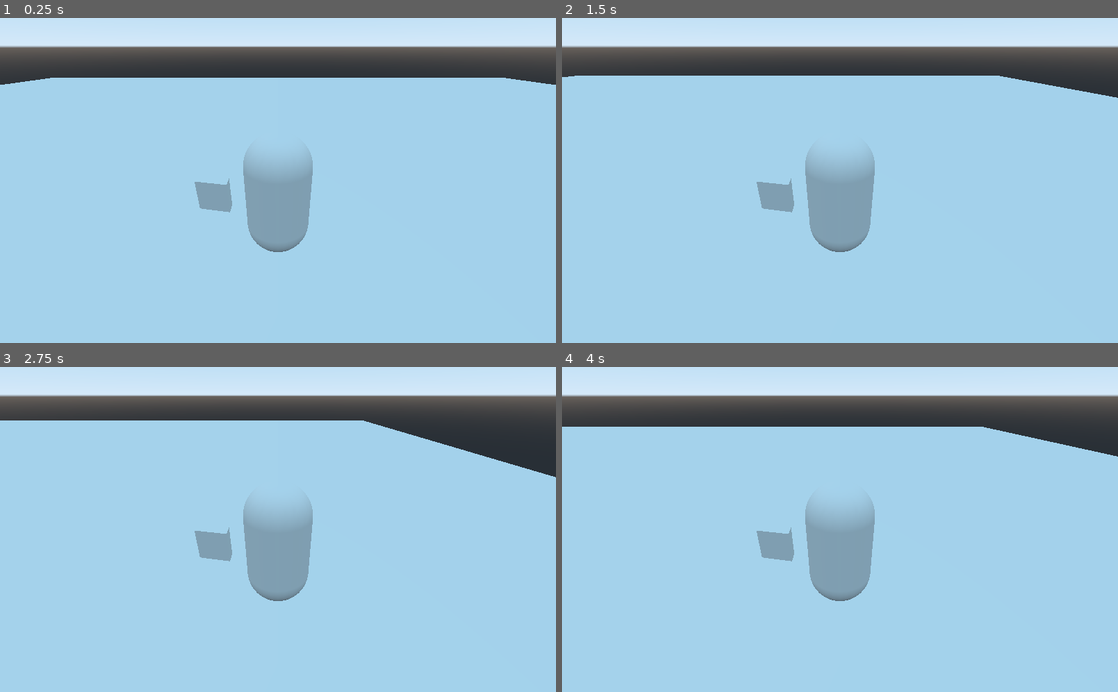
Above: before the commit, frames 1-4 (two rows, left to right).
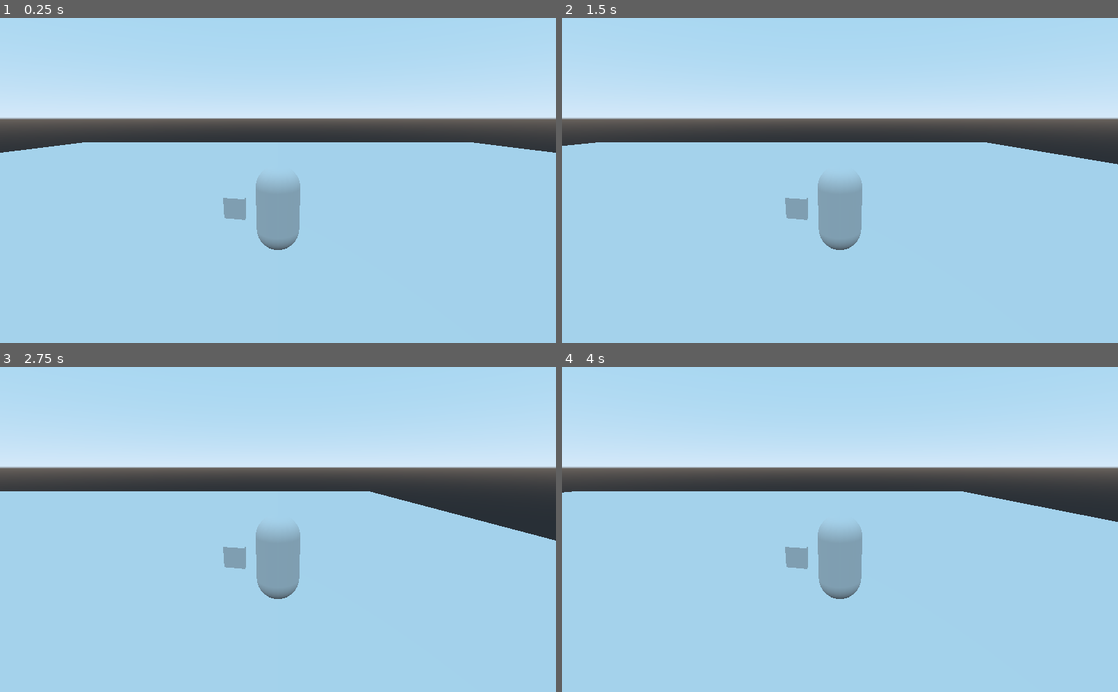
Above: after the commit, the same moments.

Repository: matgib38/Devoid
Game: Godot game, scene res://Test Level.tscn
The game is run twice, just before and just after one commit, with the same random seed, the same clock (stepped at 60 frames per second) and the same inputs. The project has no main scene, so this scene is started directly.
Inputs:
- Up to frame 1 (0.25 s): no input
- Up to frame 2 (1.5 s): tap Enter at 0.5 s; hold Right (ui_right) 0.53-1.28 s; hold Down (ui_down) from 1.28 s (still down)
- Up to frame 3 (2.75 s): release Down (ui_down) at 2.03 s; hold Right (ui_right) from 2.03 s (still down)
- Up to frame 4 (4 s): release Right (ui_right) at 2.78 s; hold Up (ui_up) 2.78-3.53 s; hold Left (ui_left) from 3.53 s (still down)

The runs differ from the first frame. In frame 1, 39% of the frame differs, in the area x 0-100%, y 0-73%; in frame 2, 39%; in frame 3, 40%; in frame 4, 40%.

Commit message:
added gravity and jump ability to player, fixed ground movement to one axis

Diff:
--- a/Movement.gd
+++ b/Movement.gd
@@ -1,6 +1,8 @@
 extends KinematicBody
 
-onready var camera = get_parent().get_node("Camera")
+var gravity = 9.8
+var jump = 5
+var whatisthis = Vector3()
 
 export var max_speed = 10
 export var friction = 10
@@ -8,11 +10,10 @@
 export var acceleration = 0.5
 
 var move_vector = Vector3.ZERO
-var cursor_pos = Vector3.ZERO
 
 func get_input():
 	var input = Vector3(
-		-int(Input.is_action_pressed("ui_down")) + int(Input.is_action_pressed("ui_up")),
+		0,
 		0,
 		-int(Input.is_action_pressed("ui_left")) + int(Input.is_action_pressed("ui_right"))
 	)
@@ -31,3 +32,12 @@
 
 	move_vector = input * speed
 	move_and_slide(move_vector)
+
+
+	if not is_on_floor():
+		whatisthis.y -= gravity * delta
+
+	if Input.is_action_just_pressed("ui_up"):
+		whatisthis.y = jump
+
+	move_and_slide(whatisthis, Vector3.UP)
--- a/Player.tscn
+++ b/Player.tscn
@@ -32,4 +32,4 @@
 shape = SubResource( 3 )
 
 [node name="Camera" type="Camera" parent="."]
-transform = Transform( 1.19422e-07, 0.5, -0.866025, -4.37114e-08, 0.866025, 0.5, 1, -2.18557e-08, 1.25278e-07, -3, 3, 1.19209e-07 )
+transform = Transform( 1.26666e-07, 0.258819, -0.965926, -1.13133e-08, 0.965926, 0.258819, 1, -2.18558e-08, 1.25278e-07, -5, 3, 1.19209e-07 )
